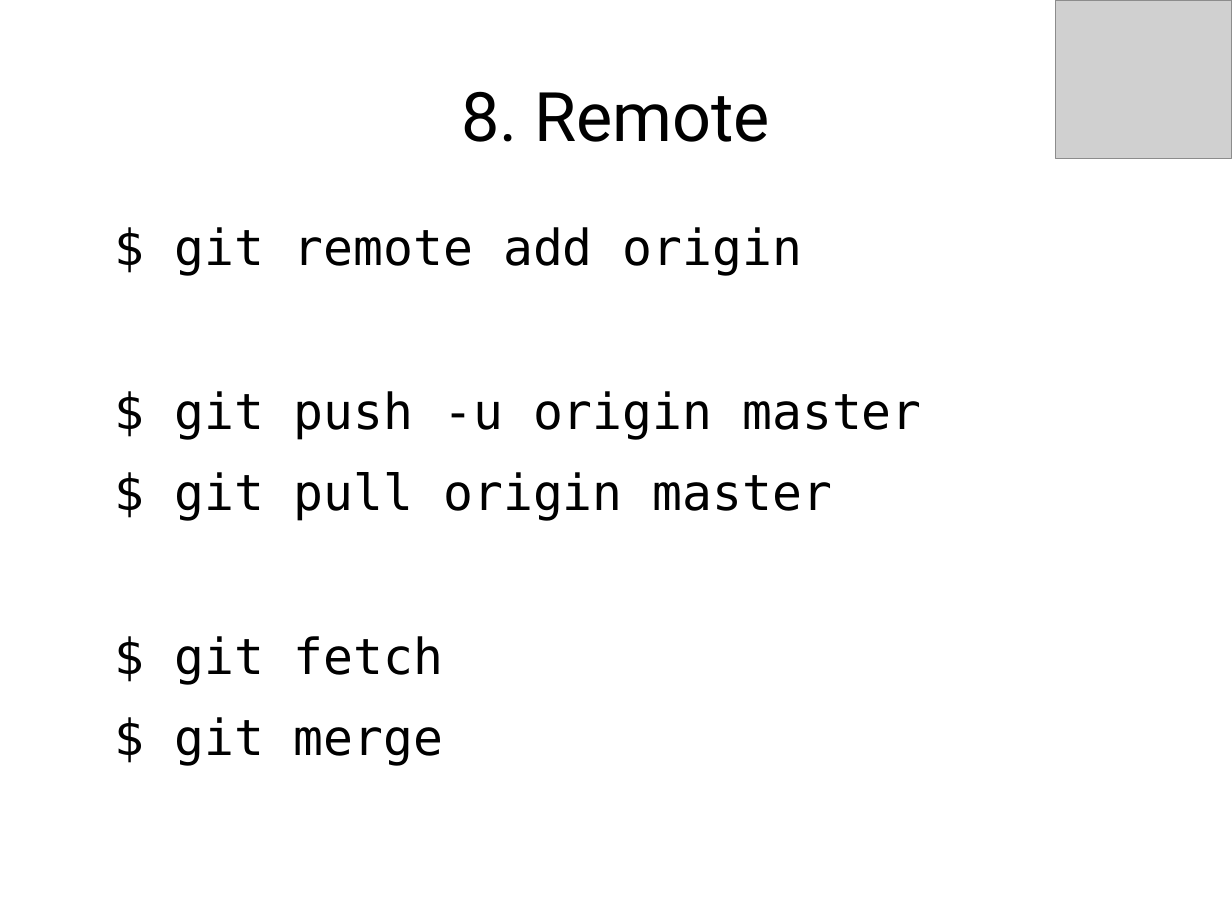
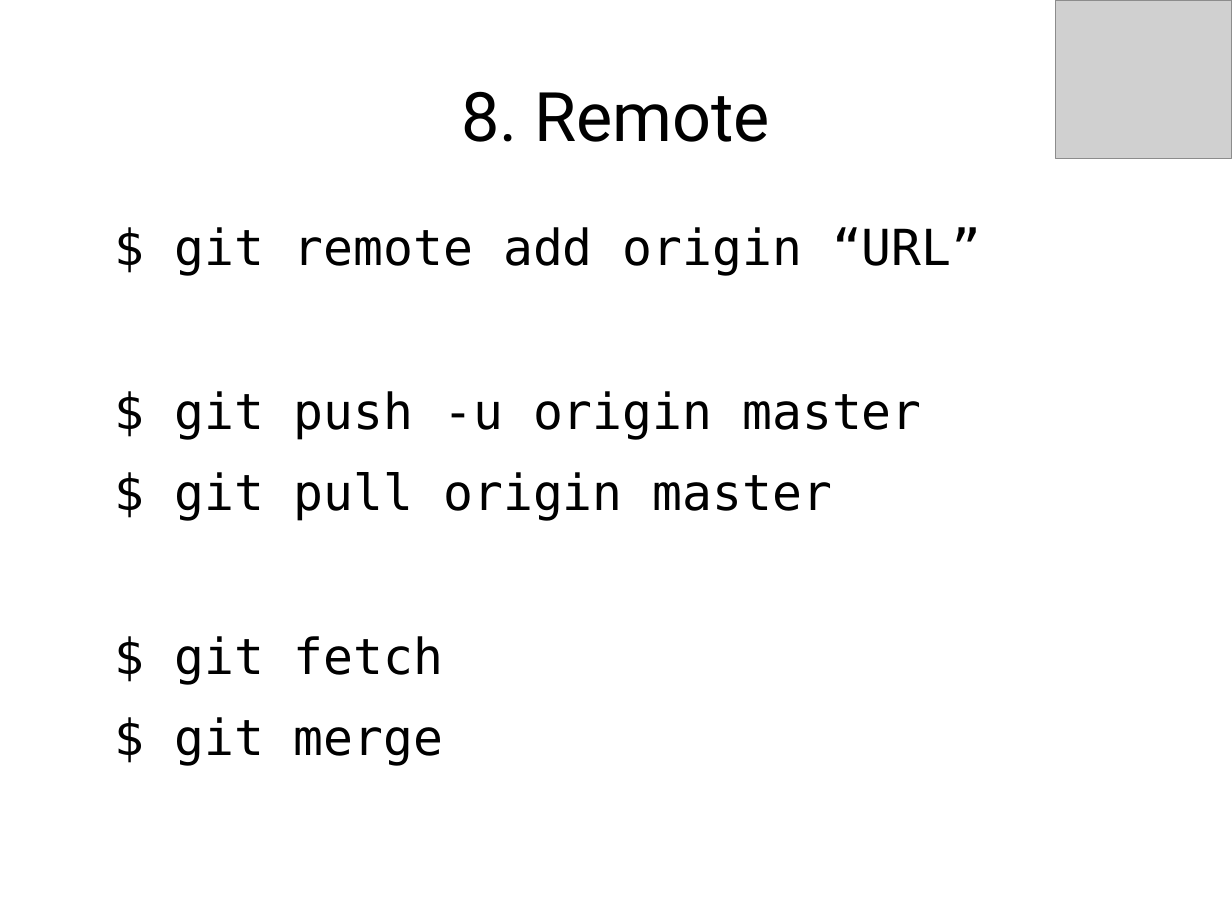
Before and after one commit to pranavcode/git-tutorial, a slide deck: slide 10 of git-tutorial-pranav-kulkarni.odp. Drawn at 1232x924 pixels with LibreOffice and Linux fonts; fonts in the diff are those of the drawing; grey boxes stand for pictures. Boxes give left, top, right and bottom in pixels: in the first picture for what was removed or moved away, otherwise in the second. Text is boxed around its words. In the diff, an @@ line names an element or a change of style, - is before the commit and + after.

```diff
--- a/git-tutorial-pranav-kulkarni.odp
+++ b/git-tutorial-pranav-kulkarni.odp
@@ text at [174, 227, 982, 276]: text changed @@
-$ git remote add origin
+$ git remote add origin “URL”
```
Also in this commit, not shown: 2 other slides changed, 1 other file.
